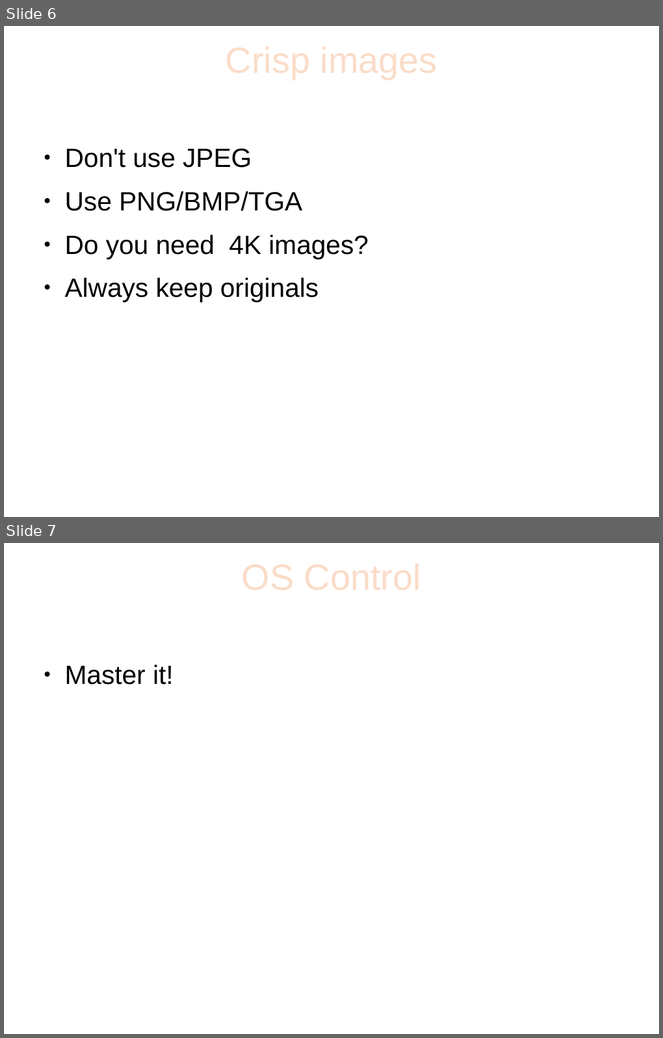
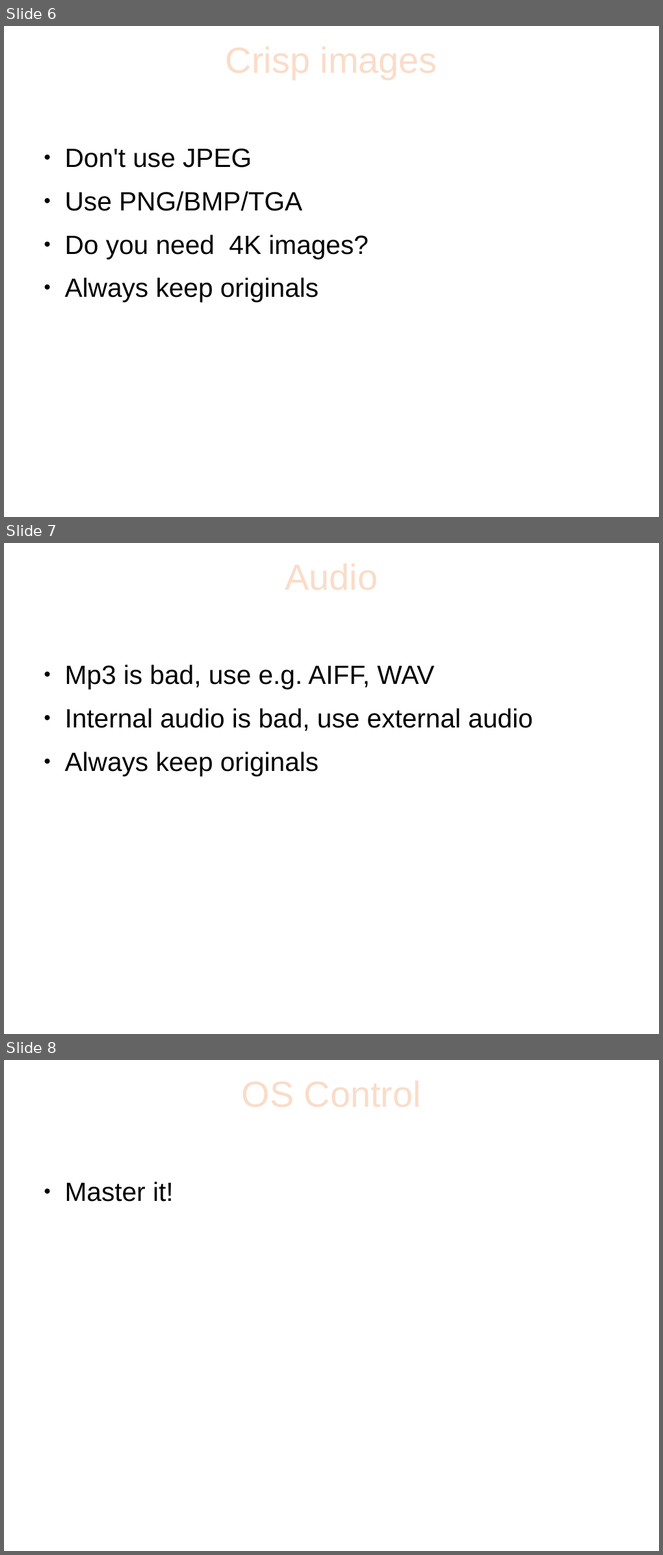
Before and after one commit to sphaero/workshops, a slide deck: DigitalTaming/DigitalTaming.odp. Shown one above the other, each under a label of ours: slides 6 and 7 before the commit, slides 6, 7 and 8 after it. The pictures are 663x1038 and 663x1555 pixels, drawn with LibreOffice and Linux fonts; fonts in the diff are those of the drawing; background and template pictures are left out. Boxes give left, top, right and bottom in pixels: in the first picture for what was removed or moved away, otherwise in the second. Text is boxed around its words. In the diff, an @@ line names an element or a change of style, - is before the commit and + after.

```diff
--- a/DigitalTaming/DigitalTaming.odp
+++ b/DigitalTaming/DigitalTaming.odp
@@ slide 7 added at (4, 543, 659, 1034), background picture (left out) @@
@@ text added at (65, 665, 532, 776), 32 pt, text #000000 @@
+● Mp3 is bad, use e.g. AIFF, WAV
+● Internal audio is bad, use external audio
+● Always keep originals
@@ title added at (160, 708, 224, 728), 44 pt, text #FADCC8 @@
+Audio
@@ what was slide 7 is now slide 8 @@
```
Also in this commit, not shown: 1 slide changed, 1 other file.
